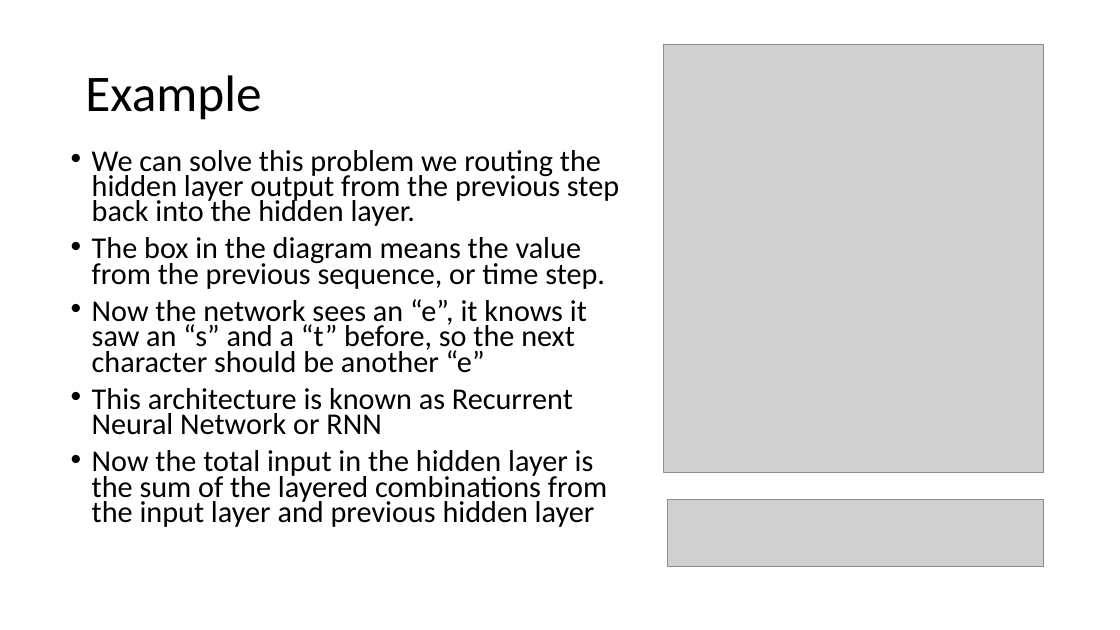
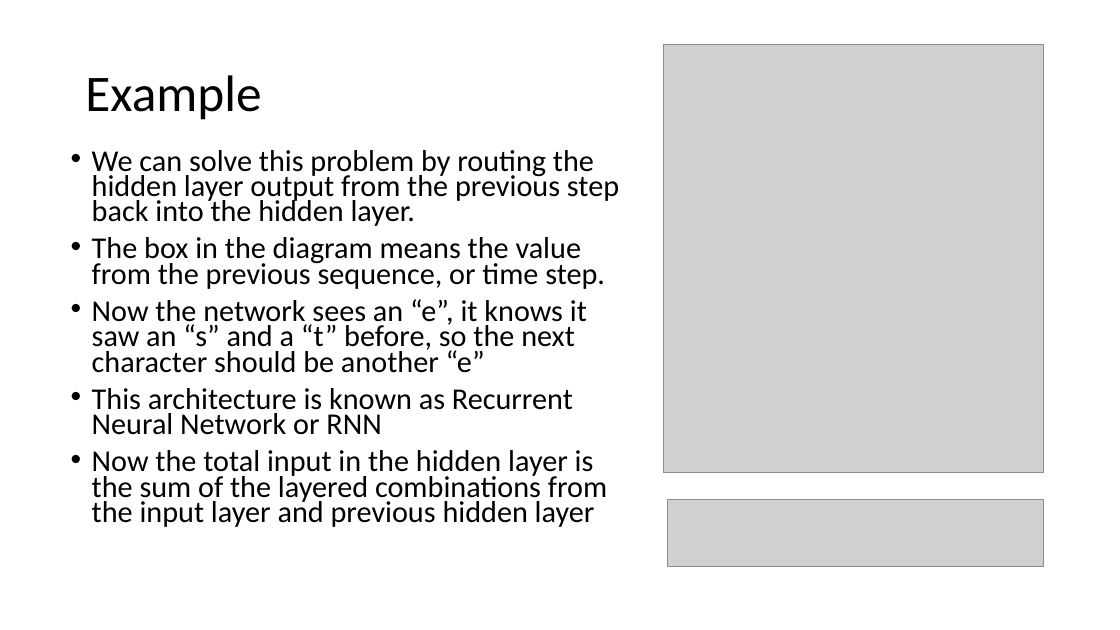
Before and after one commit to binit92/INSE-6421, a slide deck: slide 7 of Presentation.pptx. Drawn at 1120x630 pixels with LibreOffice and Linux fonts; fonts in the diff are those of the drawing; grey boxes stand for pictures. Boxes give left, top, right and bottom in pixels: in the first picture for what was removed or moved away, otherwise in the second. Text is boxed around its words. In the diff, an @@ line names an element or a change of style, - is before the commit and + after.

```diff
--- a/Presentation.pptx
+++ b/Presentation.pptx
@@ text at <box>92,150,619,226</box>: text changed @@
-• We can solve this problem we routing the hidden layer output from the previous step back into the hidden layer.
+• We can solve this problem by routing the hidden layer output from the previous step back into the hidden layer.
```
Also in this commit, not shown: 7 other slides changed, 2 other files.
